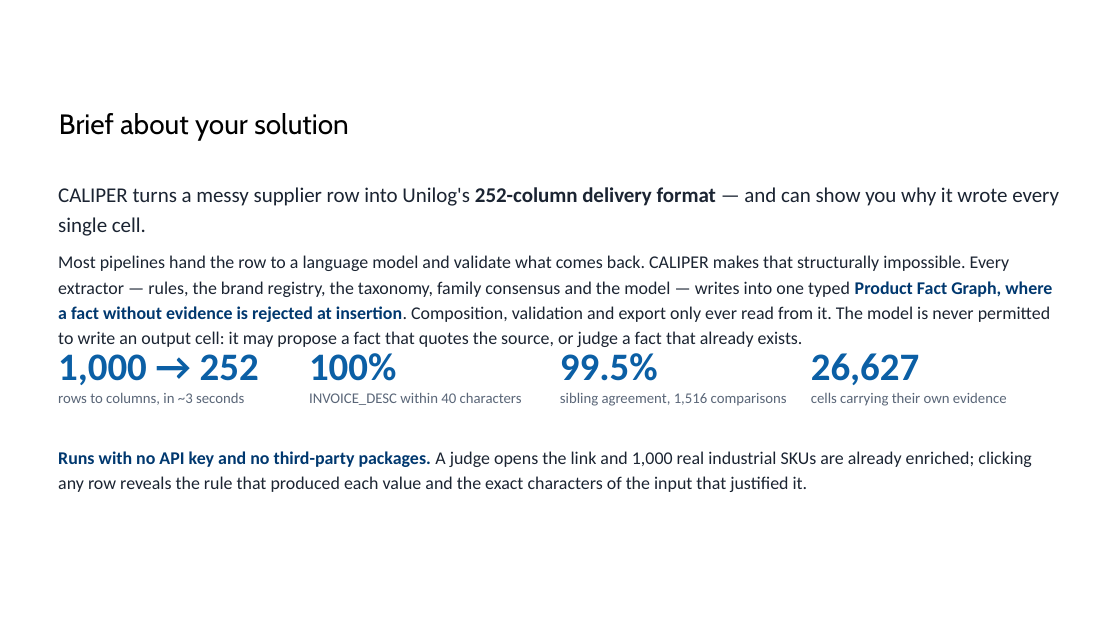
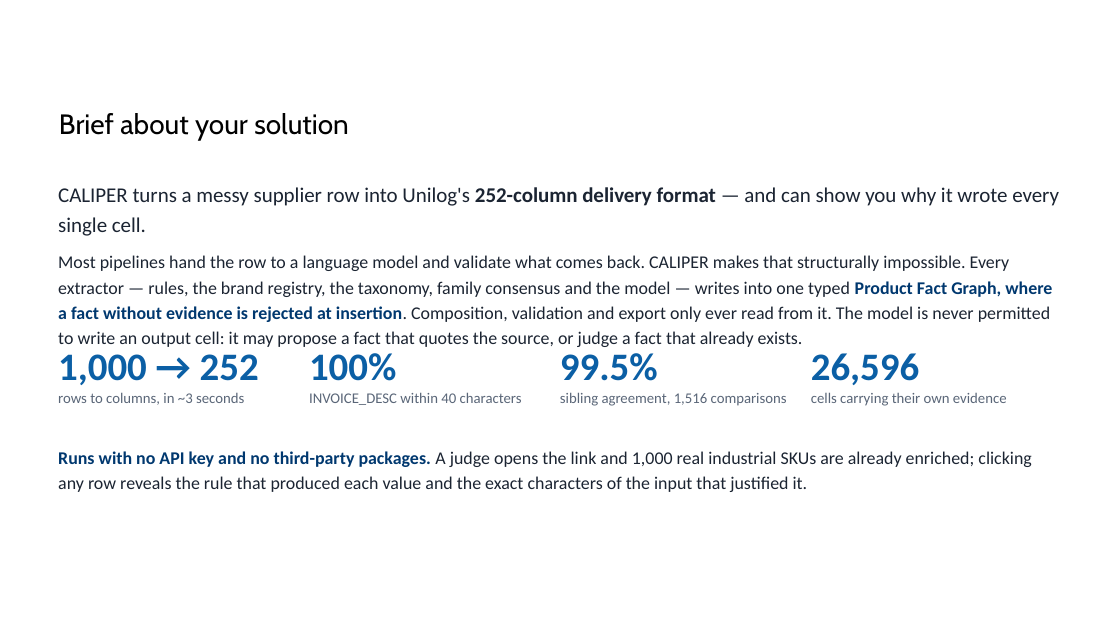
Before and after one commit to jacklachan/unihack, a slide deck: slide 3 of docs/deck/CALIPER_UniHack.pptx. Drawn at 1120x630 pixels with LibreOffice and Linux fonts; fonts in the diff are those of the drawing; background and template pictures are left out. Boxes give left, top, right and bottom in pixels: in the first picture for what was removed or moved away, otherwise in the second. Text is boxed around its words. In the diff, an @@ line names an element or a change of style, - is before the commit and + after.

```diff
--- a/docs/deck/CALIPER_UniHack.pptx
+++ b/docs/deck/CALIPER_UniHack.pptx
@@ text at box(811, 353, 919, 385): text changed @@
-26,627
+26,596
```
Also in this commit, not shown: 4 other slides changed, 21 other files.
